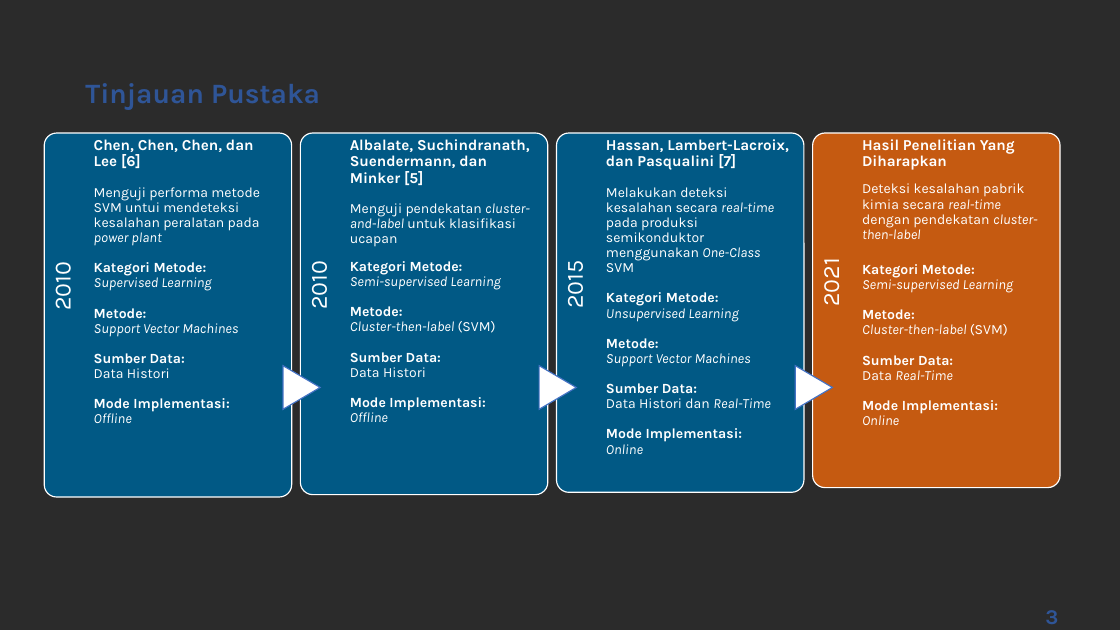
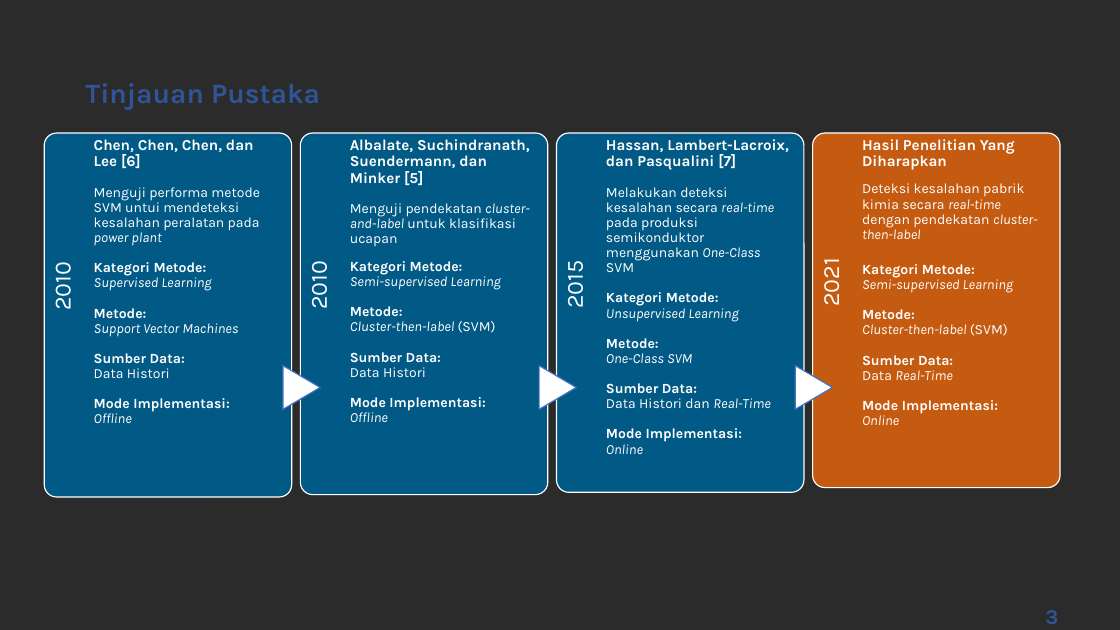
Before and after one commit to rezaandriady/TA_RezaAndriady, a slide deck: slide 4 of Presentasi/Draft Presentasi Reza Andriady - 44976.pptx. Drawn at 1120x630 pixels with LibreOffice and Linux fonts; fonts in the diff are those of the drawing; background and template pictures are left out; a plain dark background stands for a picture behind light text. Boxes give left, top, right and bottom in pixels: in the first picture for what was removed or moved away, otherwise in the second. Text is boxed around its words. In the diff, an @@ line names an element or a change of style, - is before the commit and + after.

```diff
--- a/Presentasi/Draft Presentasi Reza Andriady - 44976.pptx
+++ b/Presentasi/Draft Presentasi Reza Andriady - 44976.pptx
@@ text at [606, 353, 692, 363]: text changed @@
-Support Vector Machines
+One-Class SVM
```
Also in this commit, not shown: 15 other slides changed.
